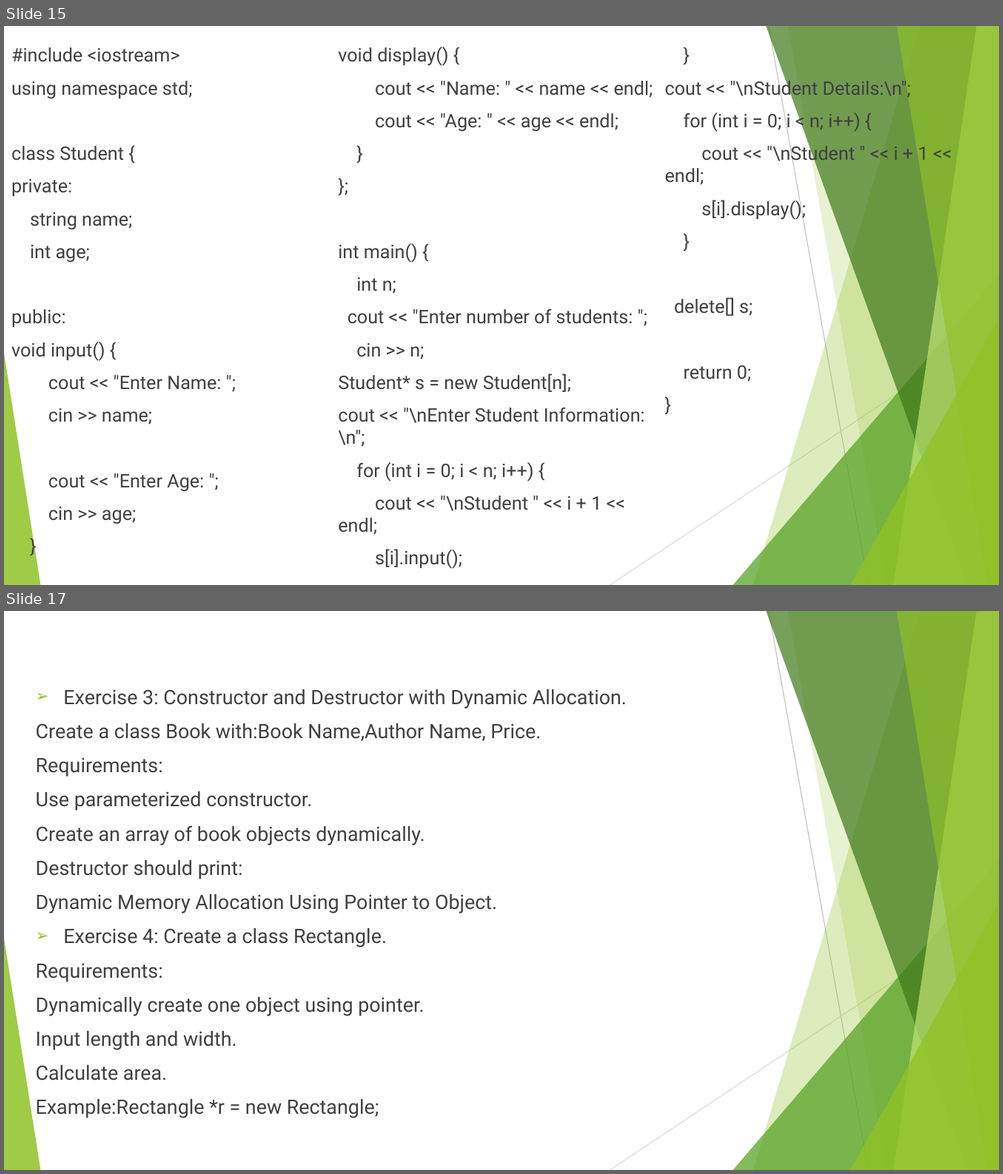
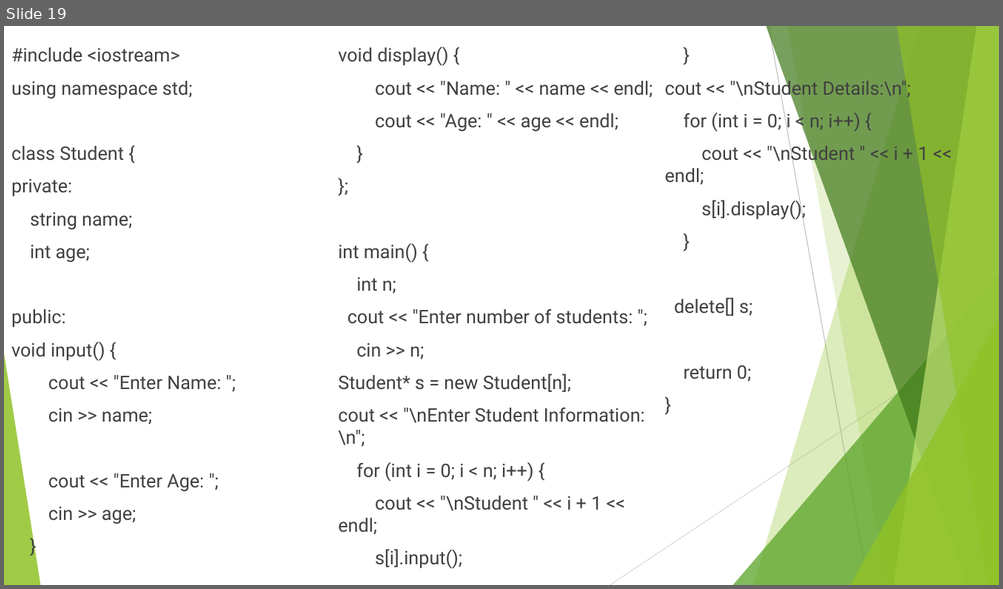
Before and after one commit to Montasirnafees/2---1, a slide deck: CSE 213 (OOP)/Lecture 9-Dynamic Memory Allocation.pptx. Shown one above the other, each under a label of ours: slides 15 and 17 before the commit, slide 19 after it; the slides between them are not shown. The pictures are 1003x1174 and 1003x589 pixels, drawn with LibreOffice and Linux fonts; fonts in the diff are those of the drawing. Boxes give left, top, right and bottom in pixels: in the first picture for what was removed or moved away, otherwise in the second. Text is boxed around its words. In the diff, an @@ line names an element or a change of style, - is before the commit and + after.

```diff
--- a/CSE 213 (OOP)/Lecture 9-Dynamic Memory Allocation.pptx
+++ b/CSE 213 (OOP)/Lecture 9-Dynamic Memory Allocation.pptx
@@ slide 17 removed at (4,611,999,1170), background #FFFFFF; not listed: 10 template elements that a slide beside it also shows @@
@@ text removed at (36,689,626,1114) @@
-➢ Exercise 3: Constructor and Destructor with Dynamic Allocation.
-Create a class Book with:Book Name,Author Name, Price.
-Requirements:
-Use parameterized constructor.
-Create an array of book objects dynamically.
-Destructor should print:
-Dynamic Memory Allocation Using Pointer to Object.
-➢ Exercise 4: Create a class Rectangle.
-Requirements:
-Dynamically create one object using pointer.
-Input length and width.
-Calculate area.
-Example:Rectangle *r = new Rectangle;
@@ what was slide 15 is now slide 19 @@
```
Also in this commit, not shown: 4 slides changed, 5 slides added, 14 other files.
